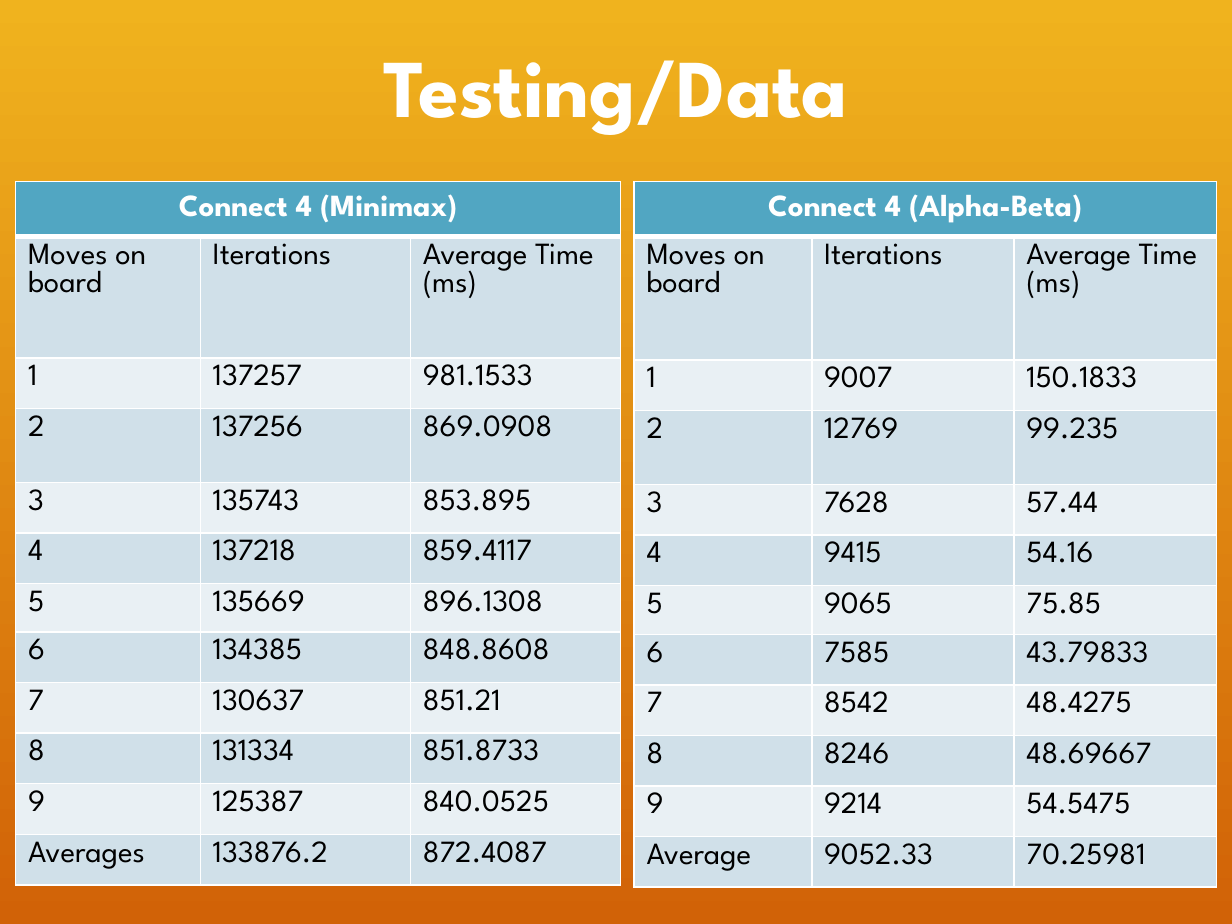
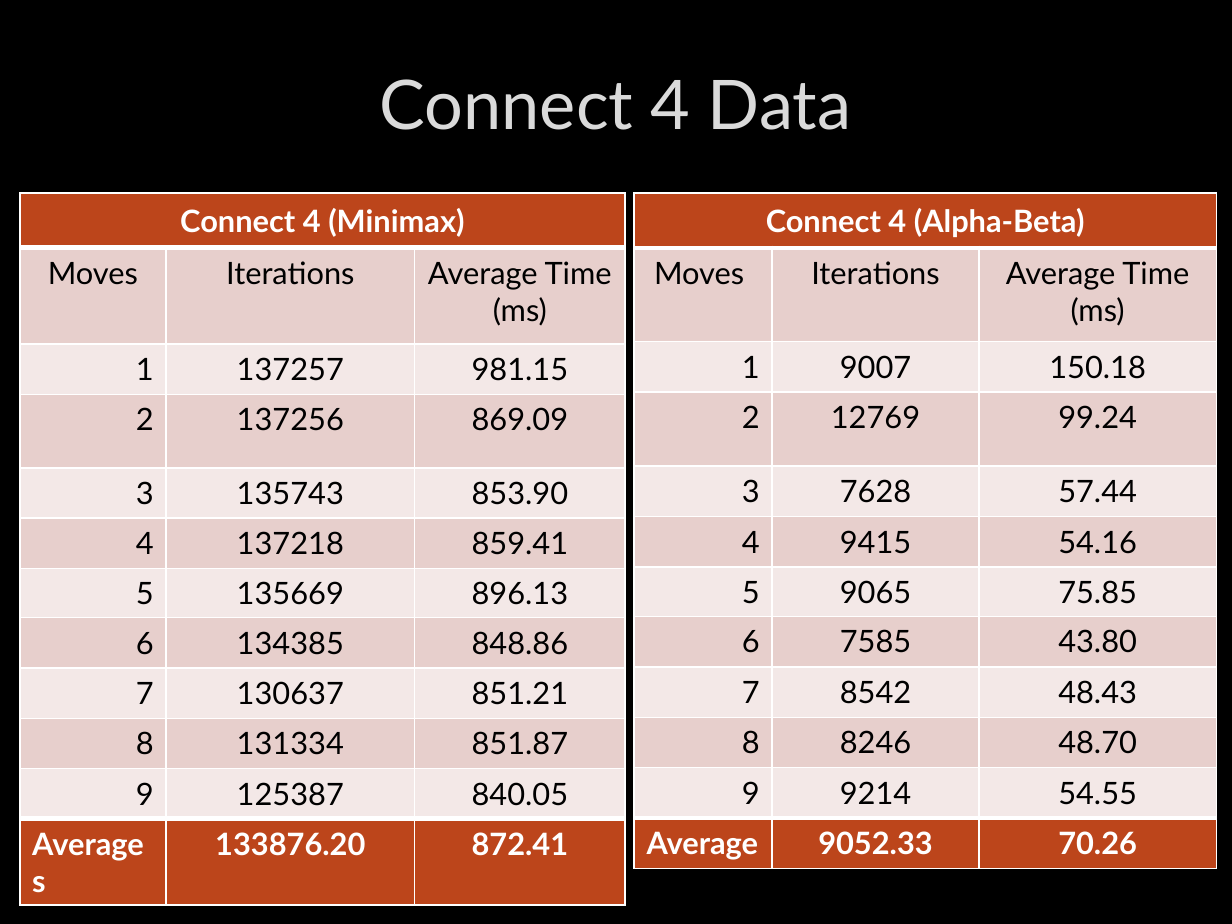
Before and after one commit to dextercarlmiller/Senior-Project, a slide deck: slide 13 of files/Sr preso (1).pptx (slide 12 before the commit). Drawn at 1232x924 pixels with LibreOffice and Linux fonts; fonts in the diff are those of the drawing; background and template pictures are left out. Boxes give left, top, right and bottom in pixels: in the first picture for what was removed or moved away, otherwise in the second. Text is boxed around its words. In the diff, an @@ line names an element or a change of style, - is before the commit and + after.

Commit message:
updated presentation

```diff
--- a/files/Sr preso (1).pptx
+++ b/files/Sr preso (1).pptx
@@ title at (380, 79, 851, 130): text changed; size 48 to 40 pt; font League Spartan to Lato; text colour #FFFFFF to #DADADA; bold off @@
-Testing/Data
+Connect 4 Data
@@ table at (20, 193, 626, 870) @@
-row 2, column 1: Moves on board
+row 2, column 1: Moves
-row 3, column 3: 981.1533
+row 3, column 3: 981.15
-row 4, column 3: 869.0908
+row 4, column 3: 869.09
-row 5, column 3: 853.895
+row 5, column 3: 853.90
-row 6, column 3: 859.4117
+row 6, column 3: 859.41
-row 7, column 3: 896.1308
+row 7, column 3: 896.13
-row 8, column 3: 848.8608
+row 8, column 3: 848.86
-row 10, column 3: 851.8733
+row 10, column 3: 851.87
-row 11, column 3: 840.0525
+row 11, column 3: 840.05
-row 12, column 2: 133876.2
+row 12, column 2: 133876.20
-row 12, column 3: 872.4087
+row 12, column 3: 872.41
@@ fill #51A6C2 to #BC451B in row 1, column 1 @@
@@ fill #D0E1E9 to #E7CFCD in 15 cells @@
@@ fill #E9F1F4 to #F3E9E8 in 15 cells @@
@@ fill #D0E1E9 to #BC451B in row 12 @@
@@ font League Spartan to Lato in "Connect 4 (Minimax)", "Iterations", "Average Time", "(ms)" and 20 more places @@
@@ text colour #000000 to #FFFFFF, bold on in "Averages" @@
@@ alignment left to centre @@
@@ alignment left to right @@
@@ borders changed @@
@@ table: place and size @@
-table at (16, 181, 622, 887)
+table at (20, 193, 626, 870)
@@ table at (634, 193, 1217, 870) @@
-row 2, column 1: Moves on board
+row 2, column 1: Moves
-row 3, column 3: 150.1833
+row 3, column 3: 150.18
-row 4, column 3: 99.235
+row 4, column 3: 99.24
-row 8, column 3: 43.79833
+row 8, column 3: 43.80
-row 9, column 3: 48.4275
+row 9, column 3: 48.43
-row 10, column 3: 48.69667
+row 10, column 3: 48.70
-row 11, column 3: 54.5475
+row 11, column 3: 54.55
-row 12, column 3: 70.25981
+row 12, column 3: 70.26
@@ fill #51A6C2 to #BC451B in row 1, column 1 @@
@@ fill #D0E1E9 to #E7CFCD in 15 cells @@
@@ fill #E9F1F4 to #F3E9E8 in 15 cells @@
@@ fill #D0E1E9 to #BC451B in row 12 @@
@@ font League Spartan to Lato in "Connect 4 (Alpha-Beta)", "Iterations", "Average Time", "(ms)" and 23 more places @@
@@ text colour #000000 to #FFFFFF, bold on in "Average", "9052.33" @@
@@ alignment left to centre @@
@@ alignment left to right @@
@@ borders changed @@
@@ table: place and size @@
-table at (634, 181, 1216, 887)
+table at (634, 193, 1217, 870)
```
Also in this commit, not shown: 14 other slides changed, 1 slide added, 4 other files.
